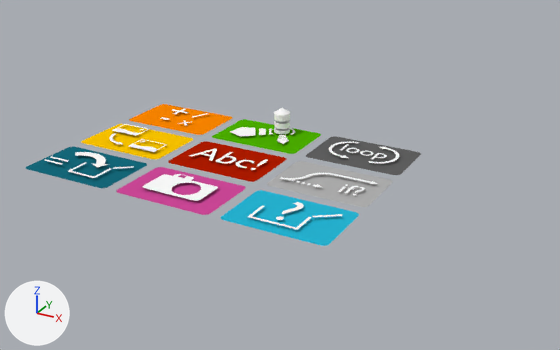
The Blender file images/kidcode.blend as it was, and as the next commit left it.
Both versions are drawn from a 50 mm camera at (13.85, -18.53, 10.45) aimed at (2.21, 2.63, -0.14). The axes (+X, +Y, +Z) are drawn at lower left. The lights are the same throughout. Text is drawn in Blender's own font.

Script lines for the objects in view, before the commit:
```python
me_circle_003 = bpy.data.meshes.new('Circle.003')
me_circle_003.from_pydata(...)  # 36 vertices, 1 face; spans x -1.8..1.8, y -1.2..1.2, z 0.0
me_circle_003.materials.append(mat_fotoop)  # yellow #ffc600
me_circle_013 = bpy.data.meshes.new('Circle.013')
me_circle_013.from_pydata(...)  # 36 vertices, 1 face; spans x -1.8..1.8, y -1.2..1.2, z 0.0
me_circle_013.materials.append(mat_variable)  # cyan #27b5d4
me_circle_016 = bpy.data.meshes.new('Circle.016')
me_circle_016.from_pydata(...)  # 36 vertices, 1 face; spans x -1.8..1.8, y -1.2..1.2, z 0.0
me_circle_016.materials.append(mat_newvariable)  # dark cyan #176a7c
ob_circle_010 = bpy.data.objects.new('Circle.010', me_circle_013)
ob_circle_010.location = (4.0, 0.0, -0.1)
ob_circle_012 = bpy.data.objects.new('Circle.012', me_circle_003)
ob_circle_012.location = (-4.0, 2.8, -0.1)
ob_circle_016 = bpy.data.objects.new('Circle.016', me_circle_016)
ob_circle_016.location = (-4.0, 0.0, -0.1)
# also in view: 'Circle.011' at (-4.0, 5.6, -0.1); 'Circle.005' at (0.0, 0.0, -0.1); 'Circle.006' at (0.0, 0.07, 0.0); 'Circle.002' at (4.0, 5.6, -0.1); 'Circle.008' at (-0.11, 5.7, 0.47)
```
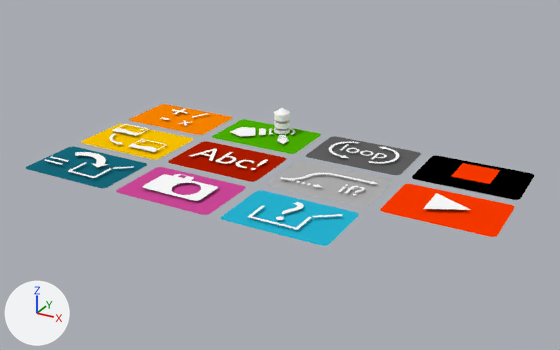
Commit message: Stop i play

What changed in the scene script:
```text
Add mat_stop:
    mat_stop = diffuse_material('Stop')
    mat_stop.base_color = (0.0, 0.0, 0.0)  # black #000000
Add mat_play:
    mat_play = diffuse_material('Play')
    mat_play.base_color = (1.0, 0.0415, 0.0)  # orange #ff3900
Add me_circle_017:
    me_circle_017.from_pydata(...)  # 36 vertices, 1 face; spans x -1.8..1.8, y -1.2..1.2, z 0.0
    me_circle_017.materials.append(mat_stop)  # black #000000
Add me_circle_018:
    me_circle_018.from_pydata([(0.14, -0.8, 0.03), (1.78, -0.8, 0.03), (0.14, 0.83, 0.03), (1.78, 0.83, 0.03)], [], [(0, 1, 3, 2)])
    me_circle_018.materials.append(mat_play)  # orange #ff3900
Add me_circle_019:
    me_circle_019.from_pydata([(0.14, -0.8, 0.03), (1.78, 0.02, 0.03), (0.14, 0.83, 0.03), (1.78, 0.02, 0.03)], [], [(0, 1, 3, 2)])
    me_circle_019.materials.append(mat_white)  # white #ffffff
Add me_circle_020:
    me_circle_020.from_pydata(...)  # 36 vertices, 1 face; spans x -1.8..1.8, y -1.2..1.2, z 0.0
    me_circle_020.materials.append(mat_play)  # orange #ff3900
Add ob_circle_017:
    ob_circle_017 = bpy.data.objects.new('Circle.017', me_circle_017)
    ob_circle_017.location = (8.0, 5.6, -0.1)
Add ob_circle_018:
    ob_circle_018 = bpy.data.objects.new('Circle.018', me_circle_018)
    ob_circle_018.location = (7.3, 5.6, 0.0)
    ob_circle_018.scale = (0.8, 0.8, 0.8)
Add ob_circle_019:
    ob_circle_019 = bpy.data.objects.new('Circle.019', me_circle_019)
    ob_circle_019.location = (7.3, 2.8, 0.0)
    ob_circle_019.scale = (0.8, 0.8, 0.8)
Add ob_circle_020:
    ob_circle_020 = bpy.data.objects.new('Circle.020', me_circle_020)
    ob_circle_020.location = (8.0, 2.8, -0.1)
```

Changed parts and their boxes (x1, y1, x2, y2) in the pictures (560 x 350 px):
'Circle.020', added (orange): after (380, 184, 515, 237)
'Circle.017', added (black): after (412, 156, 534, 200)
'Circle.018', added (orange): after (452, 163, 500, 184)
'Circle.019', added: after (423, 193, 471, 210)
